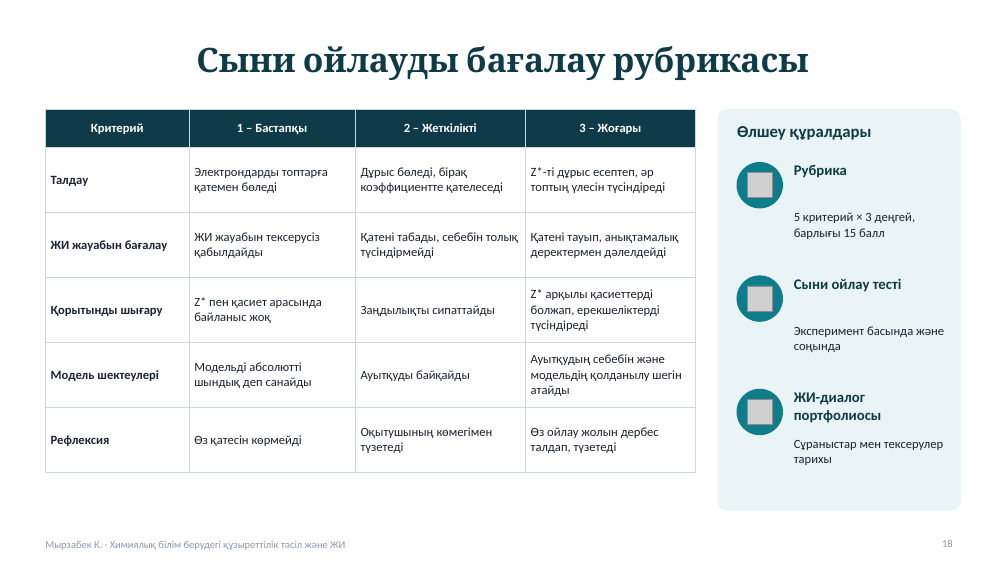
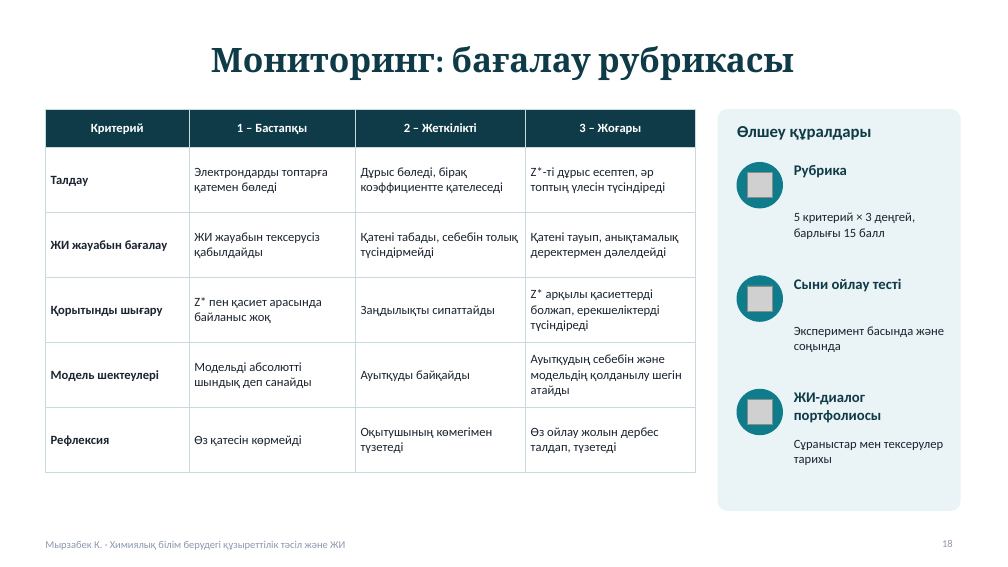
Before and after one commit to kamilamyrzabek6-hash/-, a slide deck: slide 18 of presentation/Slater_Kuzyrettilik_ZhI_Myrzabek.pptx. Drawn at 1008x567 pixels with LibreOffice and Linux fonts; fonts in the diff are those of the drawing; grey boxes stand for pictures. Boxes give left, top, right and bottom in pixels: in the first picture for what was removed or moved away, otherwise in the second. Text is boxed around its words. In the diff, an @@ line names an element or a change of style, - is before the commit and + after.

```diff
--- a/presentation/Slater_Kuzyrettilik_ZhI_Myrzabek.pptx
+++ b/presentation/Slater_Kuzyrettilik_ZhI_Myrzabek.pptx
@@ title at (211, 46, 794, 80): text changed @@
-Сыни ойлауды бағалау рубрикасы
+Мониторинг: бағалау рубрикасы
```
Also in this commit, not shown: 7 other slides changed, 10 slides added, 10 slides removed, 1 other file.
